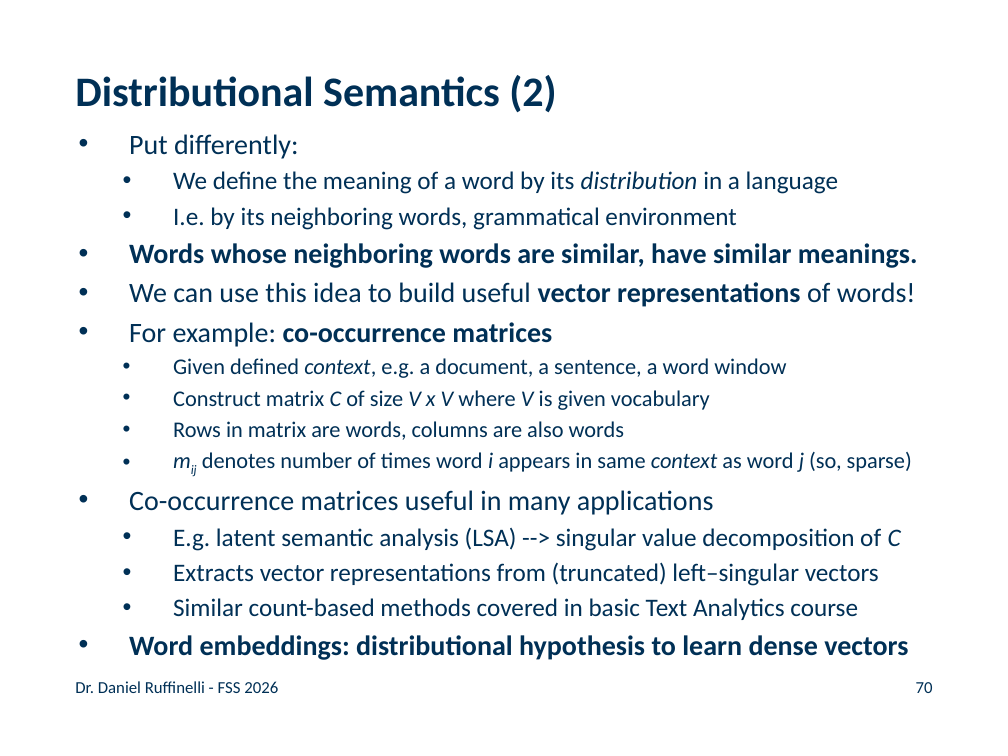
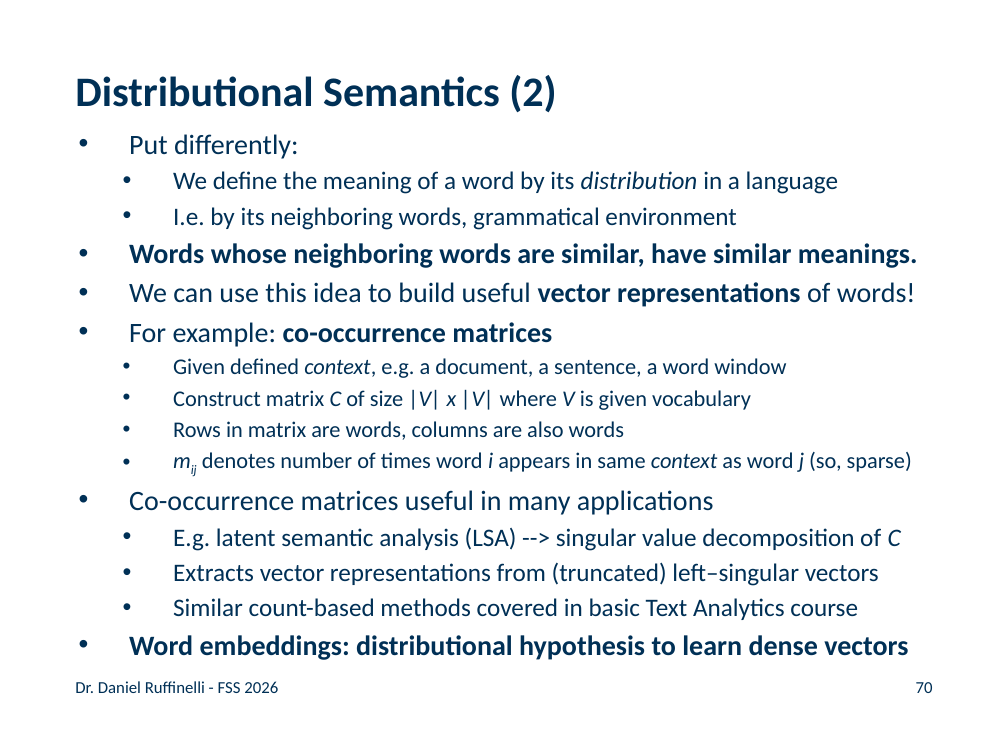
Before and after one commit to rufex2001/teaching_llms, a slide deck: slide 70 of lectures/02_ml_dl_word_embeddings/02_ml_dl_word_embeddings.pptx. Drawn at 1008x756 pixels with LibreOffice and Linux fonts; fonts in the diff are those of the drawing; background and template pictures are left out. Boxes give left, top, right and bottom in pixels: in the first picture for what was removed or moved away, otherwise in the second. Text is boxed around its words. In the diff, an @@ line names an element or a change of style, - is before the commit and + after.

```diff
--- a/lectures/02_ml_dl_word_embeddings/02_ml_dl_word_embeddings.pptx
+++ b/lectures/02_ml_dl_word_embeddings/02_ml_dl_word_embeddings.pptx
@@ text at [173, 389, 751, 410]: text changed @@
-  • Construct matrix C of size V x V where V is given vocabulary
+  • Construct matrix C of size |V| x |V| where V is given vocabulary
```
Also in this commit, not shown: 6 other slides changed, 3 other files.
